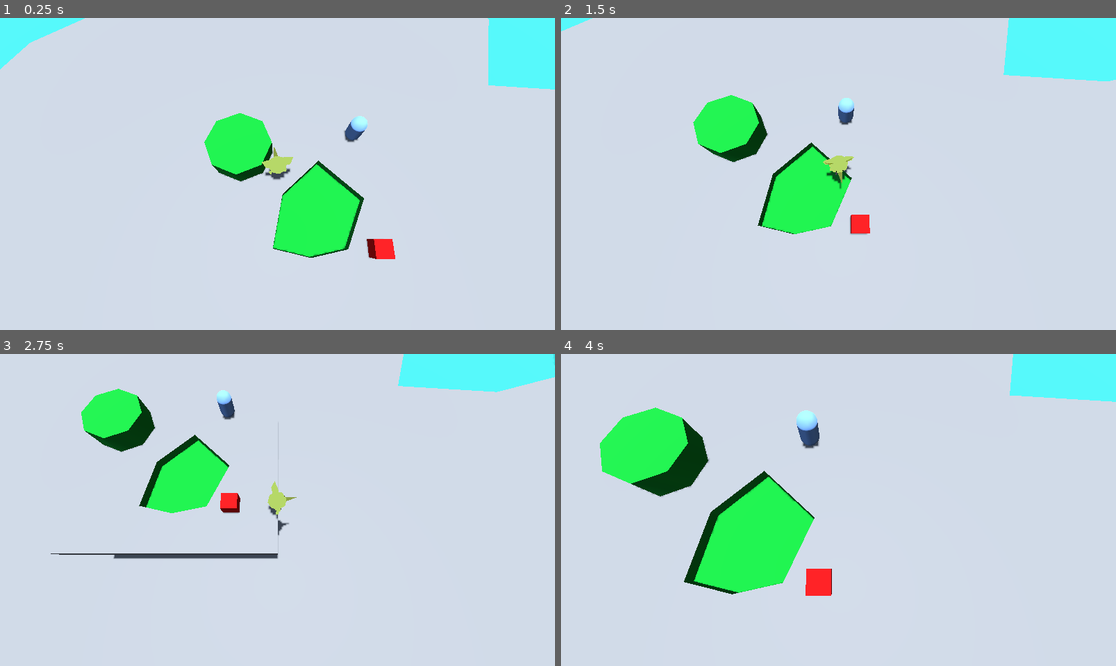
Above: before the commit, frames 1-4 (two rows, left to right).
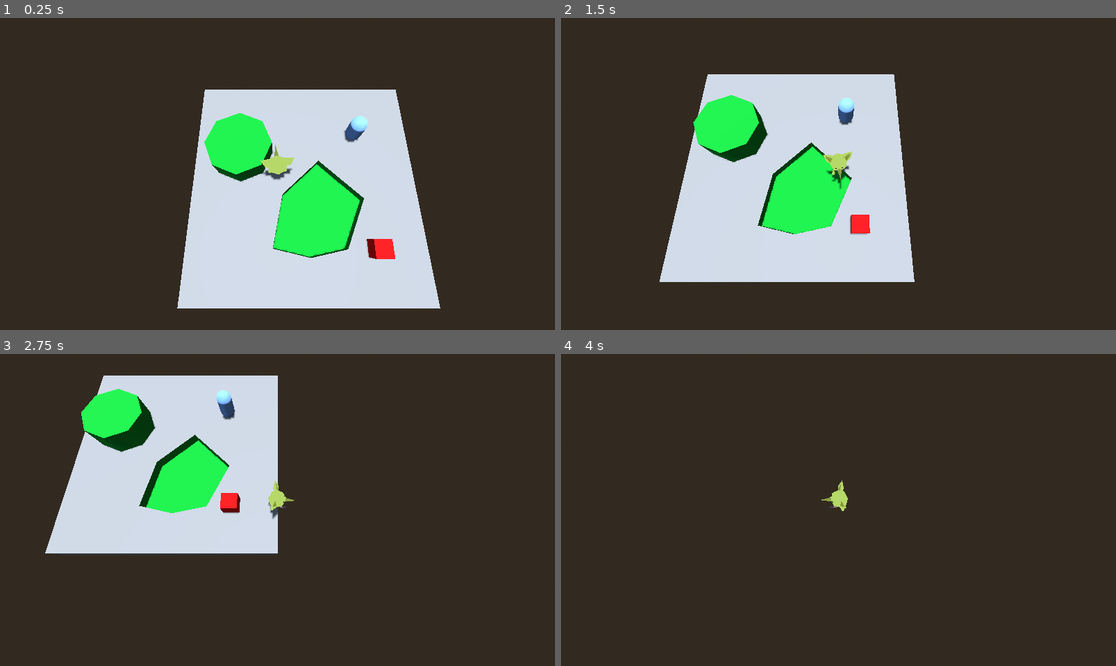
Above: after the commit, the same moments.

Repository: Swimnato/BYUGameJamSpring2025
Game: Godot game, scene res://Scenes/levels/scn_main.tscn
Two runs of this game, one before a commit and one after it. Both use one fixed random seed, a clock stepped at 60 frames per second and the inputs below.
Inputs:
- Up to frame 1 (0.25 s): no input
- Up to frame 2 (1.5 s): tap Enter at 0.5 s; hold D (move_right) 0.53-1.28 s; tap Space (jump) at 0.77 s; hold S (move_down) from 1.28 s (still down)
- Up to frame 3 (2.75 s): tap Space (jump) at 1.52 s; release S (move_down) at 2.03 s; hold D (move_right) from 2.03 s (still down)
- Up to frame 4 (4 s): release D (move_right) at 2.78 s; hold W (move_up) 2.78-3.53 s; tap Space (jump) at 3.02, 3.77 s; hold A (move_left) from 3.53 s (still down)

The runs differ from the first frame. In frame 1, 71% of the frame differs, in the area x 0-100%, y 0-100%; in frame 2, 74%; in frame 3, 79%; in frame 4, 100%.

Commit message:
basic animation
blending TODO

Diff:
--- a/Scenes/levels/scn_main.tscn
+++ b/Scenes/levels/scn_main.tscn
@@ -1,8 +1,7 @@
-[gd_scene load_steps=7 format=3 uid="uid://b65hp46cls10n"]
+[gd_scene load_steps=6 format=3 uid="uid://b65hp46cls10n"]
 
 [ext_resource type="PackedScene" uid="uid://brrmrxq6wwaf6" path="res://Scenes/objects/characters/scn_player.tscn" id="1_vuhdq"]
 [ext_resource type="PackedScene" uid="uid://ce4ec5mvhrpsw" path="res://Scenes/levels/scn_whitebox_template.tscn" id="3_lyvv4"]
-[ext_resource type="PackedScene" uid="uid://3i3ucjfxkmq7" path="res://Scenes/levels/PondMap.tscn" id="3_uc5yf"]
 
 [sub_resource type="ProceduralSkyMaterial" id="ProceduralSkyMaterial_vuhdq"]
 
@@ -26,6 +25,3 @@
 transform = Transform3D(1, 0, 0, 0, 1, 0, 0, 0, 1, 0.419979, 0.0195313, -1.17553)
 
 [node name="whiteboxTemplate" parent="." instance=ExtResource("3_lyvv4")]
-
-[node name="whiteboxTemplate2" parent="." instance=ExtResource("3_uc5yf")]
-transform = Transform3D(-0.5, 0, -7.54979e-08, 0, 0.5, 0, 7.54979e-08, 0, -0.5, -58.9565, -5.14585, -71.0735)
--- a/Scenes/objects/characters/scn_player.tscn
+++ b/Scenes/objects/characters/scn_player.tscn
@@ -108,6 +108,7 @@
 [sub_resource type="Animation" id="Animation_164u7"]
 resource_name = "idle"
 length = 1.66667
+loop_mode = 1
 tracks/0/type = "position_3d"
 tracks/0/imported = true
 tracks/0/enabled = true
@@ -252,6 +253,7 @@
 [sub_resource type="Animation" id="Animation_gesj4"]
 resource_name = "run"
 length = 0.833333
+loop_mode = 1
 tracks/0/type = "position_3d"
 tracks/0/imported = true
 tracks/0/enabled = true
@@ -429,7 +431,7 @@
 bones/0/parent = -1
 bones/0/rest = Transform3D(1, 0, 0, 0, 1, 0, 0, 0, 1, 0, 1.19209e-07, 0)
 bones/0/enabled = true
-bones/0/position = Vector3(0, 0, 0)
+bones/0/position = Vector3(0, 1.25, 0)
 bones/0/rotation = Quaternion(0, 0.0871557, 0, 0.996195)
 bones/0/scale = Vector3(1, 1, 1)
 bones/1/name = "head"
@@ -437,63 +439,63 @@
 bones/1/rest = Transform3D(1, 0, 0, 0, 1, 0, 0, 0, 1, 0, 1, 0)
 bones/1/enabled = true
 bones/1/position = Vector3(0, 1, 0)
-bones/1/rotation = Quaternion(3.60506e-11, -5.42247e-20, 0.0231622, 0.999732)
+bones/1/rotation = Quaternion(0, 0, 0, 1)
 bones/1/scale = Vector3(1, 1, 1)
 bones/2/name = "ear.R"
 bones/2/parent = 1
 bones/2/rest = Transform3D(1, 0, 2.38419e-07, 1.68587e-07, 0.707107, -0.707107, -1.68587e-07, 0.707107, 0.707107, 0, 2.09046, 1.09896)
 bones/2/enabled = true
-bones/2/position = Vector3(-2.23517e-08, 2.09046, 1.09896)
-bones/2/rotation = Quaternion(0.382683, 1.13577e-07, 4.7045e-08, 0.92388)
+bones/2/position = Vector3(-0.0303664, 2.07379, 1.09896)
+bones/2/rotation = Quaternion(0.335456, 0.184163, 0.444609, 0.809862)
 bones/2/scale = Vector3(1, 1, 1)
 bones/3/name = "ear.L"
 bones/3/parent = 1
 bones/3/rest = Transform3D(1, 0, 2.38419e-07, -1.68587e-07, 0.707107, 0.707107, -1.68587e-07, -0.707107, 0.707107, 0, 2.01848, -0.974719)
 bones/3/enabled = true
-bones/3/position = Vector3(-3.72529e-08, 2.01848, -0.974719)
-bones/3/rotation = Quaternion(-0.382683, 1.1601e-07, -4.6037e-08, 0.92388)
+bones/3/position = Vector3(0.0303663, 2.03515, -0.974719)
+bones/3/rotation = Quaternion(-0.335456, -0.184163, 0.444609, 0.809862)
 bones/3/scale = Vector3(1, 1, 1)
 bones/4/name = "arm1.R"
 bones/4/parent = 0
 bones/4/rest = Transform3D(1, 0, -1.0411e-06, -1.0411e-06, 0, -1, 0, 1, 0, 0, 0.870074, 0.326148)
 bones/4/enabled = true
 bones/4/position = Vector3(0, 0.870074, 0.326148)
-bones/4/rotation = Quaternion(0.930548, -0.0813017, -0.0310758, 0.355676)
+bones/4/rotation = Quaternion(0.862347, 0.353791, 0.137477, 0.335095)
 bones/4/scale = Vector3(1, 1, 1)
 bones/5/name = "arm2.R"
 bones/5/parent = 4
 bones/5/rest = Transform3D(1, -2.75998e-28, 6.51683e-07, -2.75998e-28, 1, 8.47033e-22, -6.51683e-07, -8.47033e-22, 1, 3.55271e-15, 1, 0)
 bones/5/enabled = true
 bones/5/position = Vector3(3.55271e-15, 1, 0)
-bones/5/rotation = Quaternion(0.143483, 3.24352e-07, -9.75701e-08, 0.989653)
+bones/5/rotation = Quaternion(0.176884, 0.297867, -0.611287, 0.711558)
 bones/5/scale = Vector3(1, 1, 1)
 bones/6/name = "arm1.L"
 bones/6/parent = 0
 bones/6/rest = Transform3D(-1.54972e-06, -5.96047e-08, -1, 1, -5.96047e-08, -1.54972e-06, -5.96046e-08, -1, 5.96048e-08, -1.77636e-15, 0.870074, -0.332193)
 bones/6/enabled = true
 bones/6/position = Vector3(-1.77636e-15, 0.870074, -0.332193)
-bones/6/rotation = Quaternion(-0.684693, -0.17662, 0.643692, 0.29268)
+bones/6/rotation = Quaternion(-0.696156, 0.233557, 0.32672, 0.59504)
 bones/6/scale = Vector3(1, 1, 1)
 bones/7/name = "arm2.L"
 bones/7/parent = 6
 bones/7/rest = Transform3D(1, 0, 1.12852e-06, 0, 1, 0, -1.12852e-06, 0, 1, 0, 1, -4.54747e-13)
 bones/7/enabled = true
 bones/7/position = Vector3(0, 1, -4.54747e-13)
-bones/7/rotation = Quaternion(9.21152e-08, 5.60378e-07, 0.093622, 0.995608)
+bones/7/rotation = Quaternion(-0.42706, -0.182538, 0.177411, 0.867655)
 bones/7/scale = Vector3(1, 1, 1)
 bones/8/name = "leg1.R"
 bones/8/parent = -1
 bones/8/rest = Transform3D(1, 1.47704e-23, 1.5354e-30, 1.47704e-23, -1, -2.07903e-07, -1.5354e-30, 2.07903e-07, -1, 1.77636e-15, -0.193362, 0.442333)
 bones/8/enabled = true
-bones/8/position = Vector3(-6.52321e-18, -0.193362, 0.442333)
-bones/8/rotation = Quaternion(1, 1.47704e-23, 1.47704e-23, 1.03951e-07)
+bones/8/position = Vector3(1.04999e-07, 1.05664, 0.442333)
+bones/8/rotation = Quaternion(0.85834, -0.513082, -1.30101e-07, 8.45459e-08)
 bones/8/scale = Vector3(1, 1, 1)
 bones/9/name = "leg2.R"
 bones/9/parent = 8
 bones/9/rest = Transform3D(1, -3.66094e-31, -3.24701e-38, 3.66094e-31, 1, -1.77387e-07, 9.74104e-38, 1.77387e-07, 1, 1.77636e-15, 0.672031, 2.18966e-08)
 bones/9/enabled = true
 bones/9/position = Vector3(1.77636e-15, 0.672031, 2.18966e-08)
-bones/9/rotation = Quaternion(8.86933e-08, -1.47704e-23, 1.47704e-23, 1)
+bones/9/rotation = Quaternion(8.81837e-08, -8.9798e-08, 0.362169, 0.932112)
 bones/9/scale = Vector3(1, 1, 1)
 bones/10/name = "foot.R"
 bones/10/parent = 9
@@ -506,15 +508,15 @@
 bones/11/parent = -1
 bones/11/rest = Transform3D(1, 0, 0, 0, -1, 1.48298e-07, 0, -1.48298e-07, -1, -1.77636e-15, -0.193362, -0.4439)
 bones/11/enabled = true
-bones/11/position = Vector3(0, -0.193362, -0.4439)
-bones/11/rotation = Quaternion(1, 0, 0, -7.4149e-08)
+bones/11/position = Vector3(-1.32757e-07, 1.05664, -0.4439)
+bones/11/rotation = Quaternion(0.746088, 0.665847, 4.88659e-08, -6.03564e-08)
 bones/11/scale = Vector3(1, 1, 1)
 bones/12/name = "leg2.L"
 bones/12/parent = 11
 bones/12/rest = Transform3D(1, 0, 0, 0, 1, 1.77387e-07, 0, -1.77387e-07, 1, -1.77636e-15, 0.672031, 7.90571e-09)
 bones/12/enabled = true
 bones/12/position = Vector3(-1.77636e-15, 0.672031, 7.90571e-09)
-bones/12/rotation = Quaternion(-8.86933e-08, 0, 0, 1)
+bones/12/rotation = Quaternion(-8.41893e-08, -3.33572e-09, 0.23321, 0.972426)
 bones/12/scale = Vector3(1, 1, 1)
 bones/13/name = "foot.L"
 bones/13/parent = 12
@@ -532,6 +534,8 @@
 libraries = {
 &"": SubResource("AnimationLibrary_k0yeb")
 }
+autoplay = "idle"
 
 [node name="AnimationTree" type="AnimationTree" parent="."]
-root_node = NodePath("../Pivot")
+root_node = NodePath("../Pivot/model")
+anim_player = NodePath("../Pivot/model/AnimationPlayer")
--- a/Scripts/scr_player.gd
+++ b/Scripts/scr_player.gd
@@ -1,4 +1,6 @@
 extends CharacterBody3D
+
+@onready var animations: AnimationPlayer = $Pivot/model/AnimationPlayer
 
 @export var speed = 6
 @export var fall_acceleration = 75
@@ -24,8 +26,15 @@
 		target_velocity.y = target_velocity.y - (fall_acceleration * delta)
 	elif Input.is_action_pressed("jump"):
 		target_velocity.y = jump_force
+	handleAnimations(target_velocity)
 	velocity = target_velocity
 	move_and_slide()
 
+func handleAnimations(target_velocity: Vector3) -> void:
+	if target_velocity.x || target_velocity.z != 0:
+		animations.current_animation = animations.get_animation_list()[1]
+	else:
+		animations.current_animation = animations.get_animation_list()[0]
+
 func die() -> void:
 	print("TODO: die");
Not shown: 1 places in materials/m_green.tres that only renumber resources
